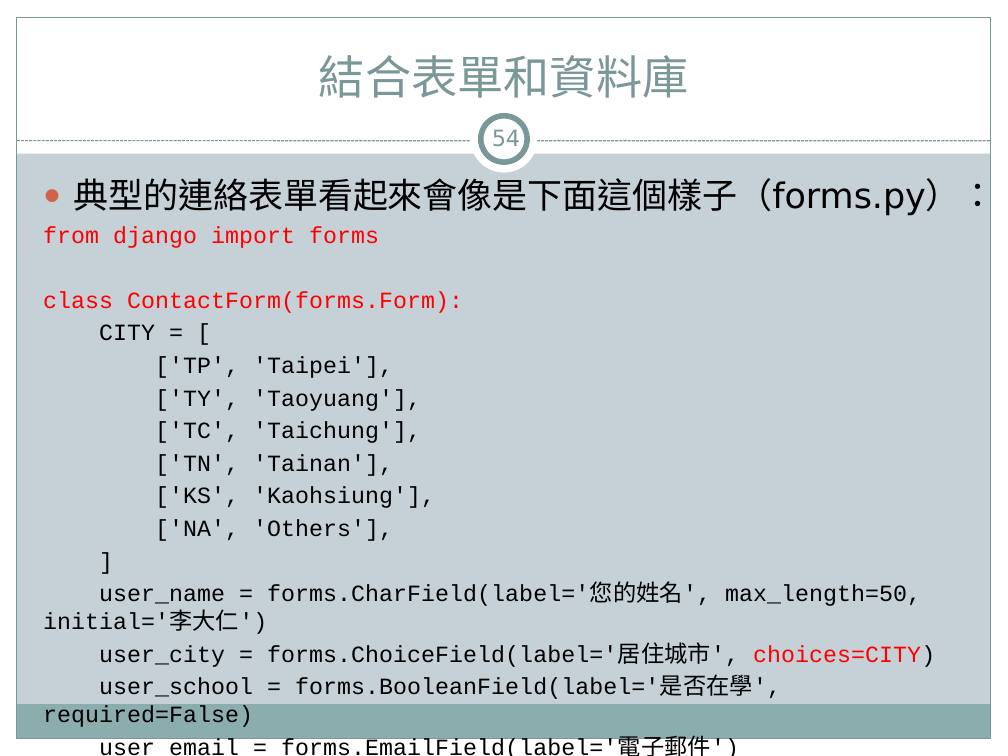
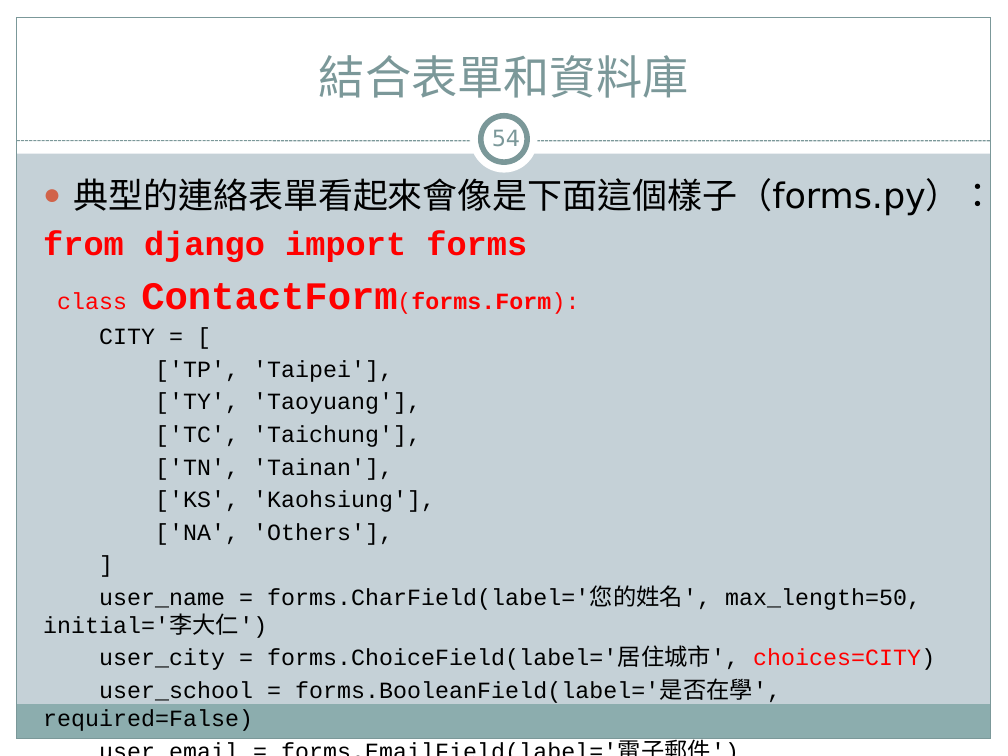
Before and after one commit to jacktea88/406django, a slide deck: slide 54 of ch08/Django4-ch08.pptx. Drawn at 1008x756 pixels with LibreOffice and Linux fonts; fonts in the diff are those of the drawing. Boxes give left, top, right and bottom in pixels: in the first picture for what was removed or moved away, otherwise in the second. Text is boxed around its words. In the diff, an @@ line names an element or a change of style, - is before the commit and + after.

```diff
--- a/ch08/Django4-ch08.pptx
+++ b/ch08/Django4-ch08.pptx
@@ text at (43, 231, 579, 314): size 16.6 to 24.1 pt in "from django import forms"; bold on in "from django import forms", "ContactForm(forms.Form):"; size 16.6 to 27.8 pt in "ContactForm(forms.Form):"; more space between paragraphs @@
```
Also in this commit, not shown: 14 other slides changed.
